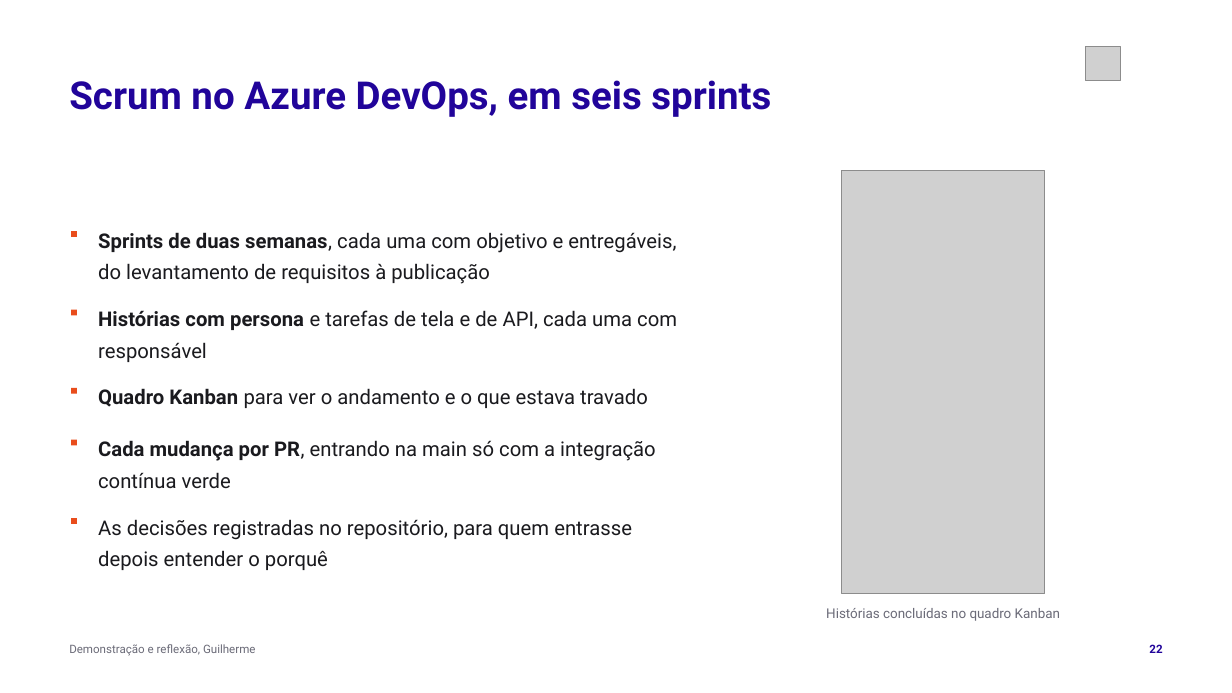
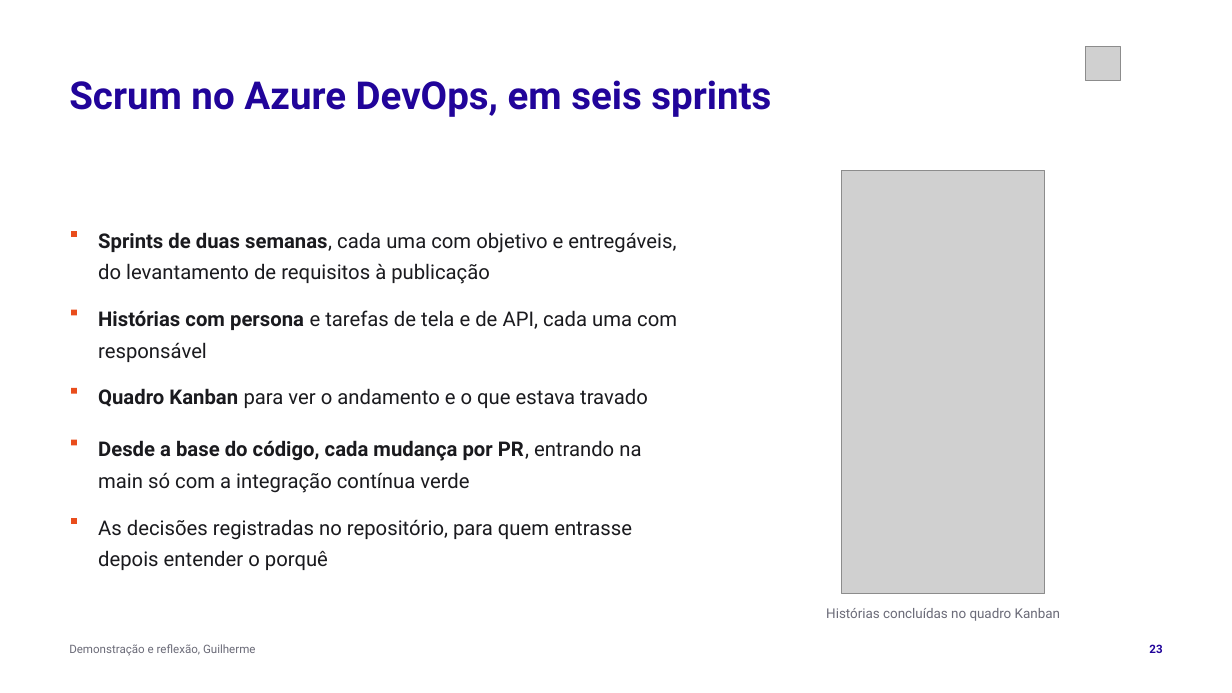
Before and after one commit to tcpassos/invite-app, a slide deck: slide 23 of trabalhos/T4-Pitch-Final.pptx (slide 22 before the commit). Drawn at 1232x693 pixels with LibreOffice and Linux fonts; fonts in the diff are those of the drawing; grey boxes stand for pictures. Boxes give left, top, right and bottom in pixels: in the first picture for what was removed or moved away, otherwise in the second. Text is boxed around its words. In the diff, an @@ line names an element or a change of style, - is before the commit and + after.

```diff
--- a/trabalhos/T4-Pitch-Final.pptx
+++ b/trabalhos/T4-Pitch-Final.pptx
@@ text at (x1=98, y1=440, x2=641, y2=493): text changed @@
-Cada mudança por PR, entrando na main só com a integração contínua verde
+Desde a base do código, cada mudança por PR, entrando na main só com a integração contínua verde
```
Also in this commit, not shown: 23 other slides changed, 1 slide added, 5 other files.
